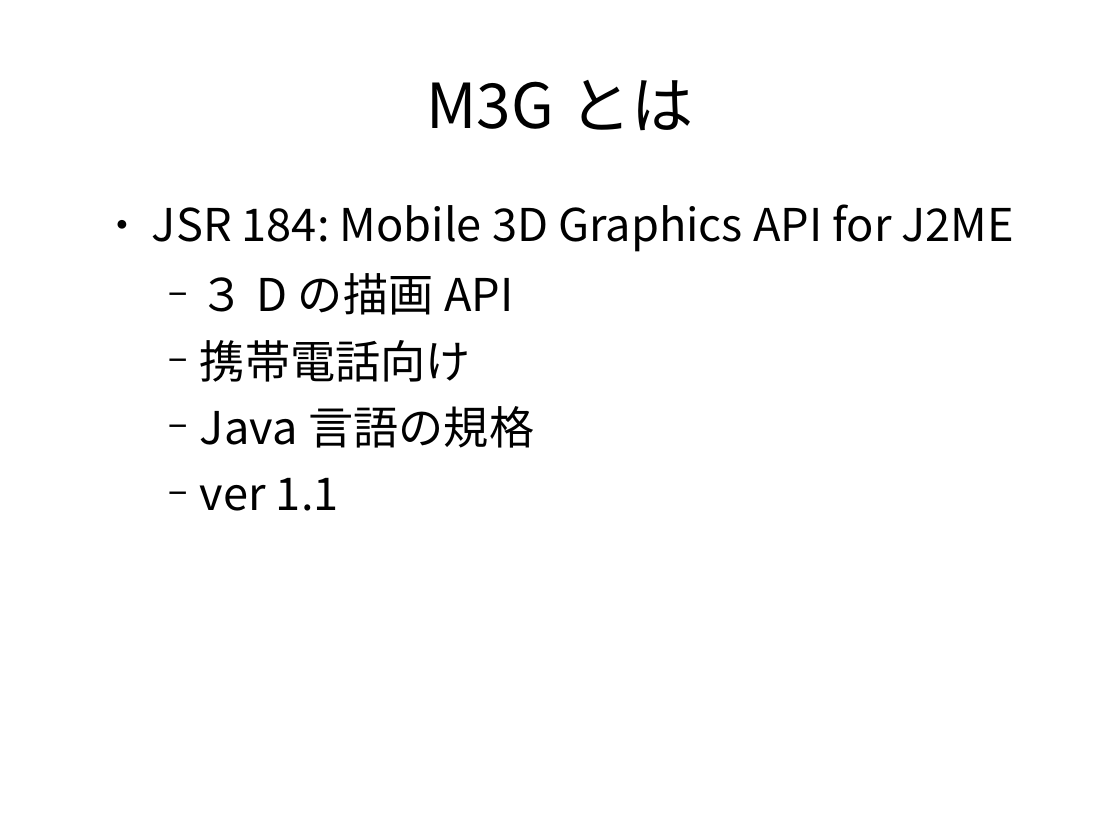
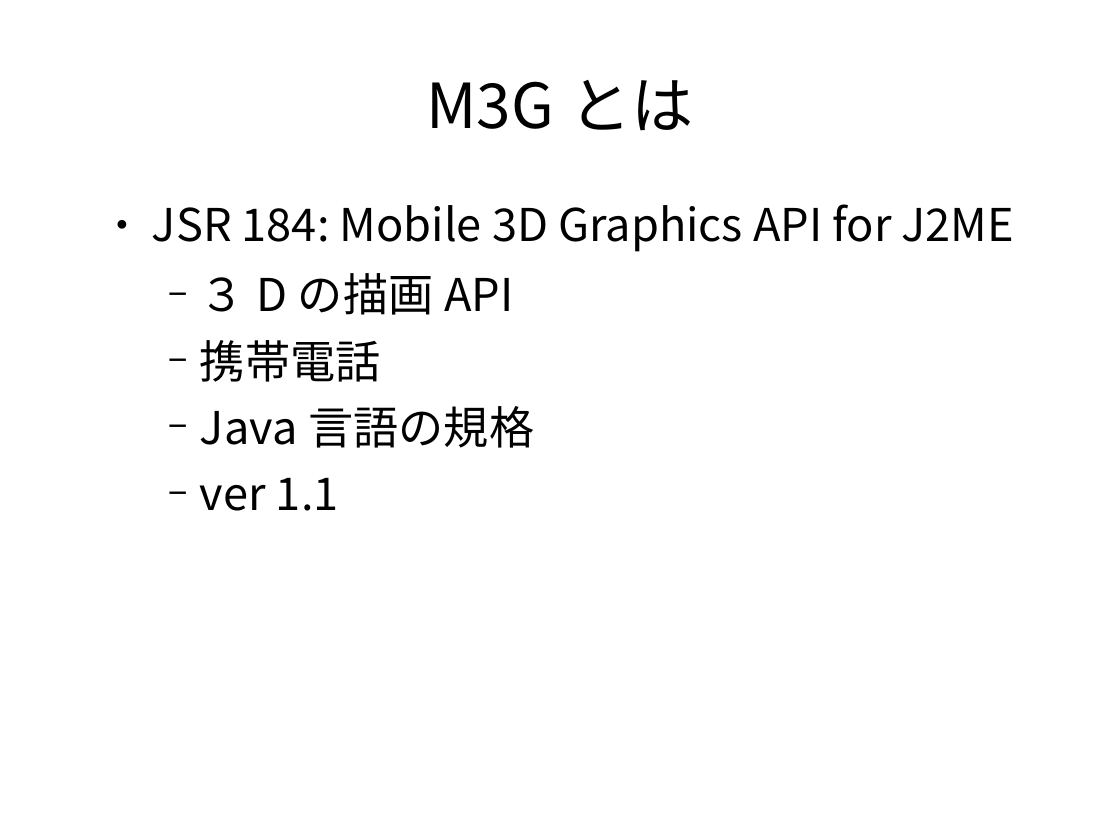
Before and after one commit to vadosnaprimer/desktop-m3g, a slide deck: slide 2 of doc/archives/フクオカRuby大賞-2010-本審査/フクオカRuby大賞2010.odp. Drawn at 1120x840 pixels with LibreOffice and Linux fonts; fonts in the diff are those of the drawing. Boxes give left, top, right and bottom in pixels: in the first picture for what was removed or moved away, otherwise in the second. Text is boxed around its words. In the diff, an @@ line names an element or a change of style, - is before the commit and + after.

```diff
--- a/doc/archives/フクオカRuby大賞-2010-本審査/フクオカRuby大賞2010.odp
+++ b/doc/archives/フクオカRuby大賞-2010-本審査/フクオカRuby大賞2010.odp
@@ text at box(200, 340, 381, 382): text changed @@
-    − 携帯電話向け
+    − 携帯電話
```
Also in this commit, not shown: 2 other slides changed.
